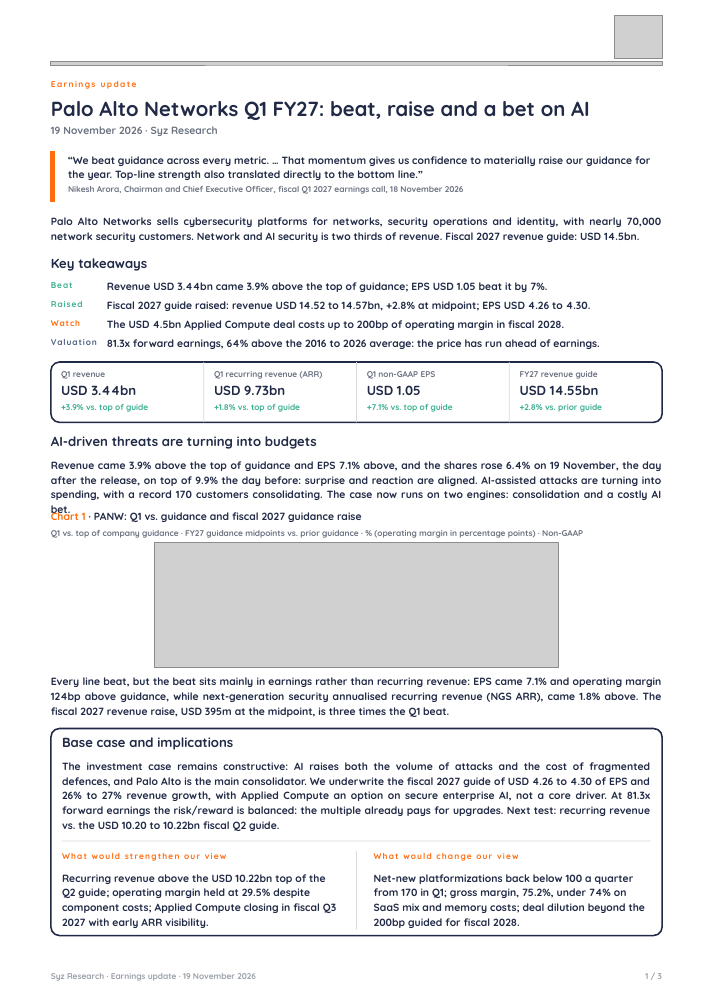
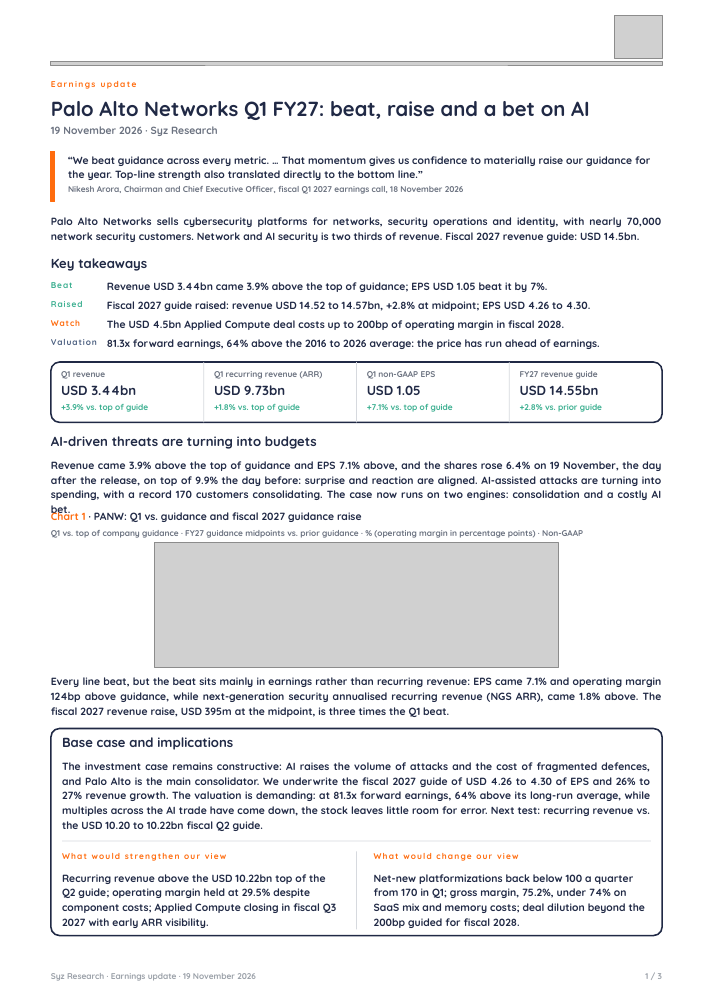
Before and after one commit to jb-db05/syz-earnings, a slide deck: slide 1 of deliverables/PANW_Q1FY2027/Earnings_Update_PANW_Q1FY2027.pptx. Drawn at 713x1008 pixels with LibreOffice and Linux fonts; fonts in the diff are those of the drawing; grey boxes stand for pictures. Boxes give left, top, right and bottom in pixels: in the first picture for what was removed or moved away, otherwise in the second. Text is boxed around its words. In the diff, an @@ line names an element or a change of style, - is before the commit and + after.

```diff
--- a/deliverables/PANW_Q1FY2027/Earnings_Update_PANW_Q1FY2027.pptx
+++ b/deliverables/PANW_Q1FY2027/Earnings_Update_PANW_Q1FY2027.pptx
@@ text at bbox=[62, 762, 650, 831]: text changed @@
-The investment case remains constructive: AI raises both the volume of attacks and the cost of fragmented defences, and Palo Alto is the main consolidator. We underwrite the fiscal 2027 guide of USD 4.26 to 4.30 of EPS and 26% to 27% revenue growth, with Applied Compute an option on secure enterprise AI, not a core driver. At 81.3x forward earnings the risk/reward is balanced: the multiple already pays for upgrades. Next test: recurring revenue vs. the USD 10.20 to 10.22bn fiscal Q2 guide.
+The investment case remains constructive: AI raises the volume of attacks and the cost of fragmented defences, and Palo Alto is the main consolidator. We underwrite the fiscal 2027 guide of USD 4.26 to 4.30 of EPS and 26% to 27% revenue growth. The valuation is demanding: at 81.3x forward earnings, 64% above its long-run average, while multiples across the AI trade have come down, the stock leaves little room for error. Next test: recurring revenue vs. the USD 10.20 to 10.22bn fiscal Q2 guide.
```
Also in this commit, not shown: 3 other files.
